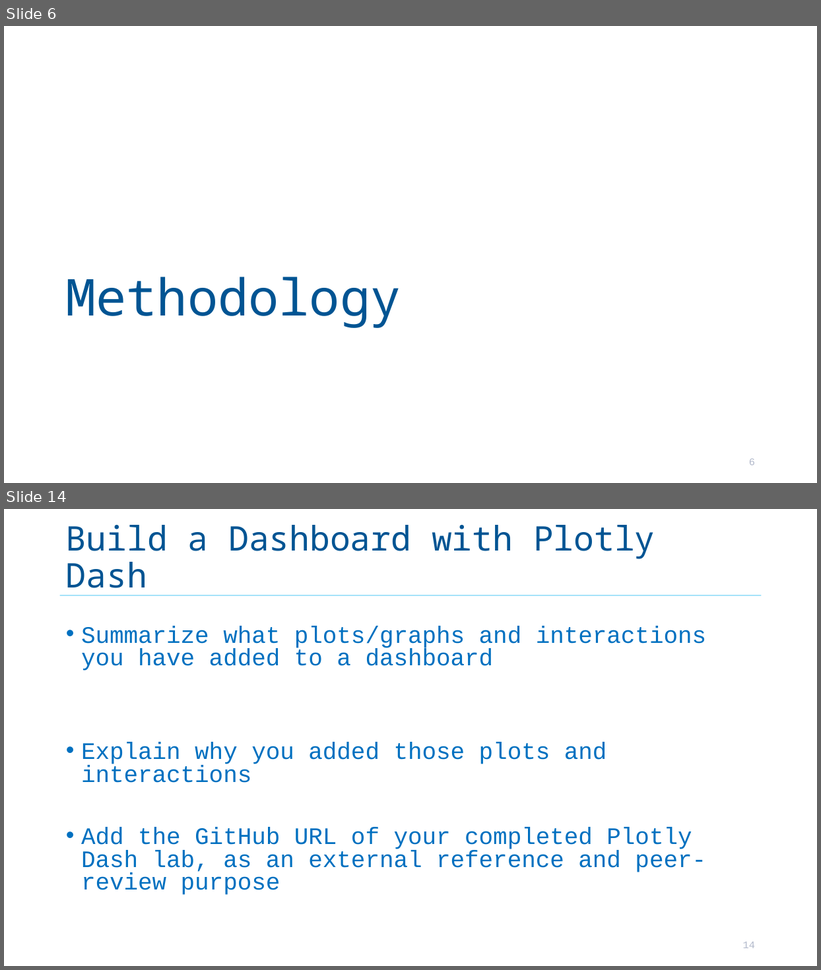
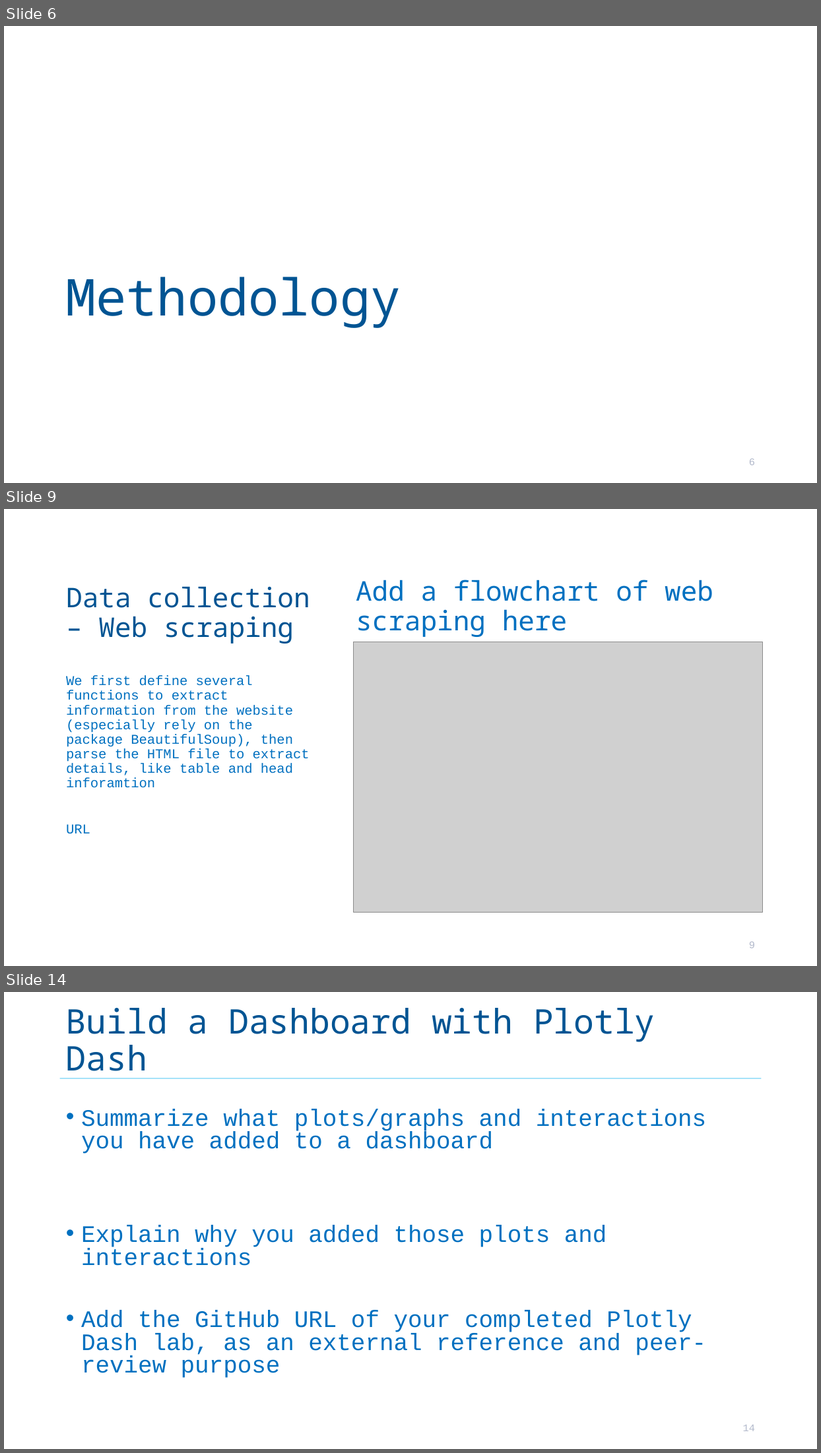
Before and after one commit to RiemannLee19/Coursera, a slide deck: 10_Applied_DS/Presentation_RL.odp. Shown one above the other, each under a label of ours: slides 6 and 14 before the commit, slides 6, 9 and 14 after it; the slides between them are not shown. The pictures are 821x970 and 821x1453 pixels, drawn with LibreOffice and Linux fonts; fonts in the diff are those of the drawing; grey boxes stand for pictures. Boxes give left, top, right and bottom in pixels: in the first picture for what was removed or moved away, otherwise in the second. Text is boxed around its words. In the diff, an @@ line names an element or a change of style, - is before the commit and + after.

```diff
--- a/10_Applied_DS/Presentation_RL.odp
+++ b/10_Applied_DS/Presentation_RL.odp
@@ slide 9 added at [4,509,817,966], background #FFFFFF @@
@@ title added at [66,586,310,644], 32 pt, text #005493 @@
+Data collection – Web scraping
@@ text added at [356,580,714,637], 32 pt, text #0070C0 @@
+Add a flowchart of web scraping here
@@ picture added at [354,642,763,912] @@
@@ text added at [66,676,310,834], 16 pt, text #0070C0 @@
+We first define several functions to extract information from the website (especially rely on the package BeautifulSoup), then parse the HTML file to extract details, like table and head inforamtion
+URL
@@ page number added at [749,942,755,949], 12 pt, text #B2B9CB @@
+9
```
Also in this commit, not shown: 10 slides changed, 10 other slides added, 12 slides removed, 11 other files.
